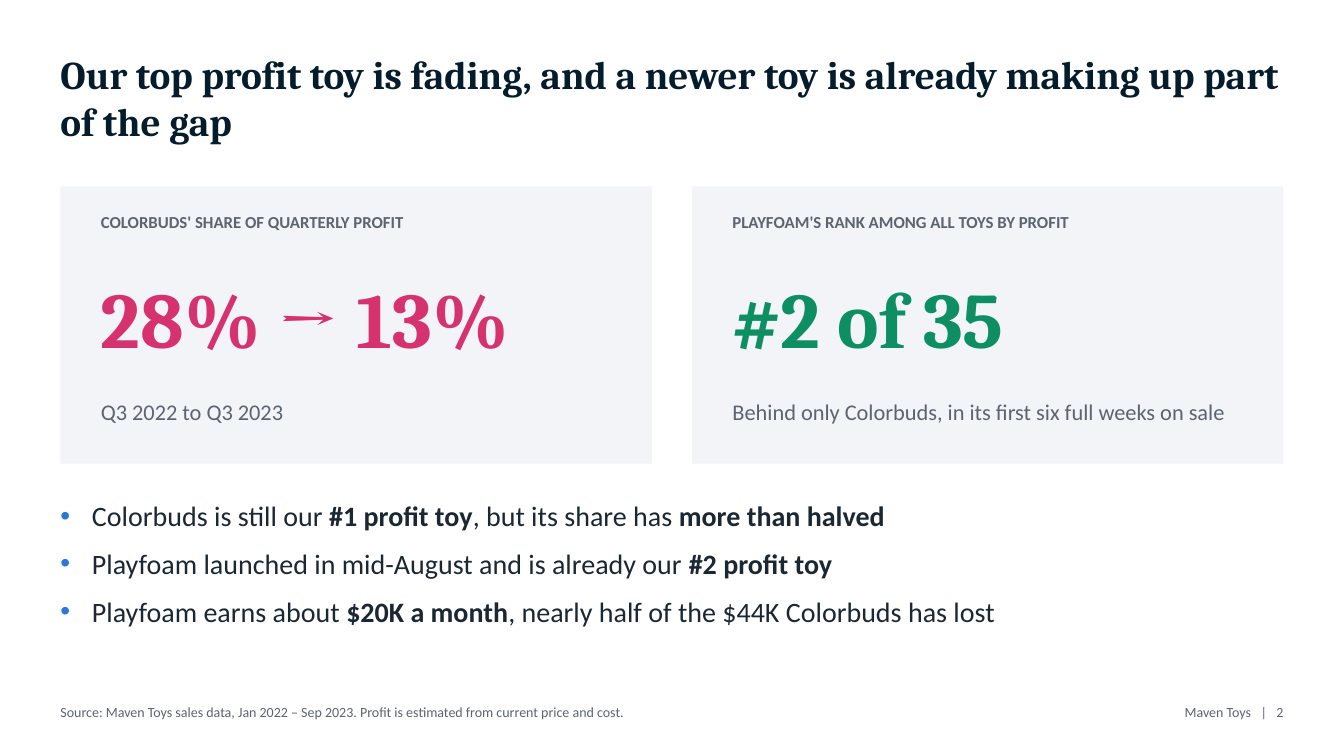
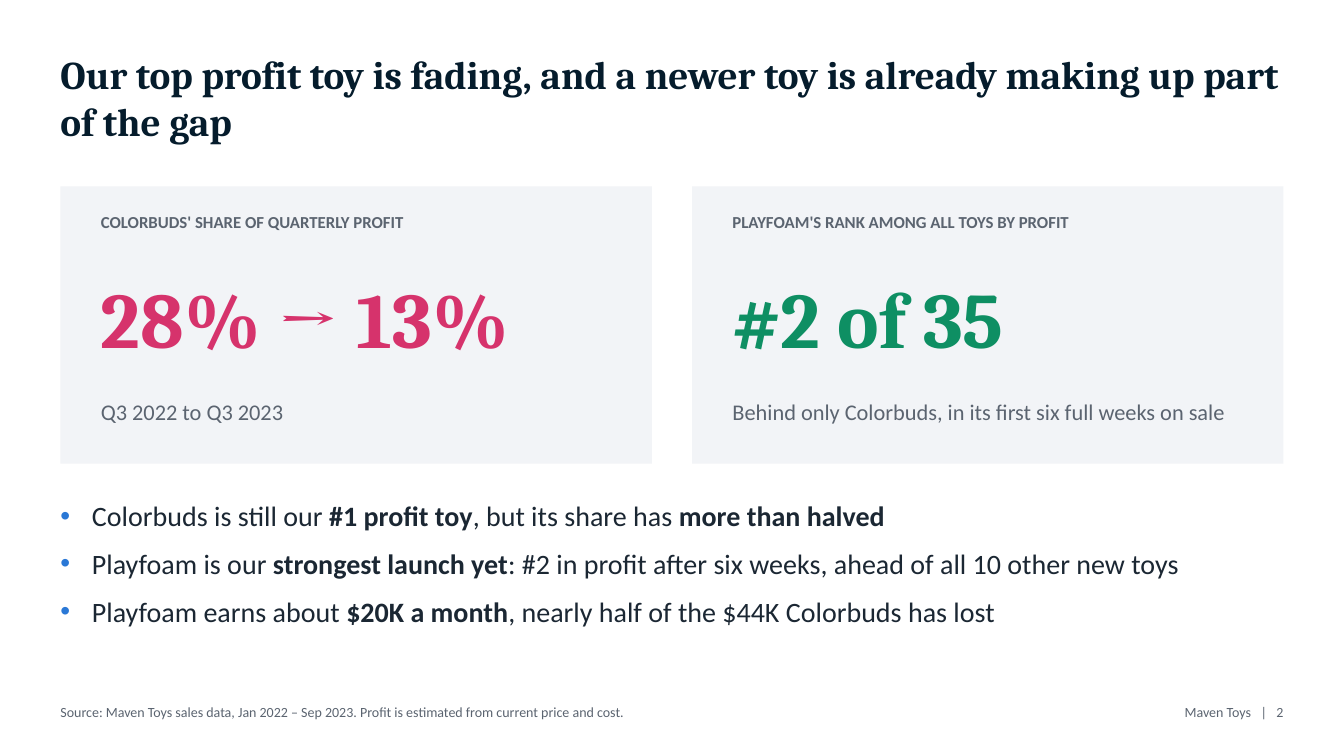
Before and after one commit to surajko9000/maven-toys-ai-analytics, a slide deck: slide 2 of site/deck/Colorbuds_to_Playfoam.pptx. Drawn at 1344x756 pixels with LibreOffice and Linux fonts; fonts in the diff are those of the drawing. Boxes give left, top, right and bottom in pixels: in the first picture for what was removed or moved away, otherwise in the second. Text is boxed around its words. In the diff, an @@ line names an element or a change of style, - is before the commit and + after.

```diff
--- a/site/deck/Colorbuds_to_Playfoam.pptx
+++ b/site/deck/Colorbuds_to_Playfoam.pptx
@@ text at (x1=92, y1=554, x2=1178, y2=579): text changed @@
-• Playfoam launched in mid-August and is already our #2 profit toy
+• Playfoam is our strongest launch yet: #2 in profit after six weeks, ahead of all 10 other new toys
```
Also in this commit, not shown: 3 other files.
